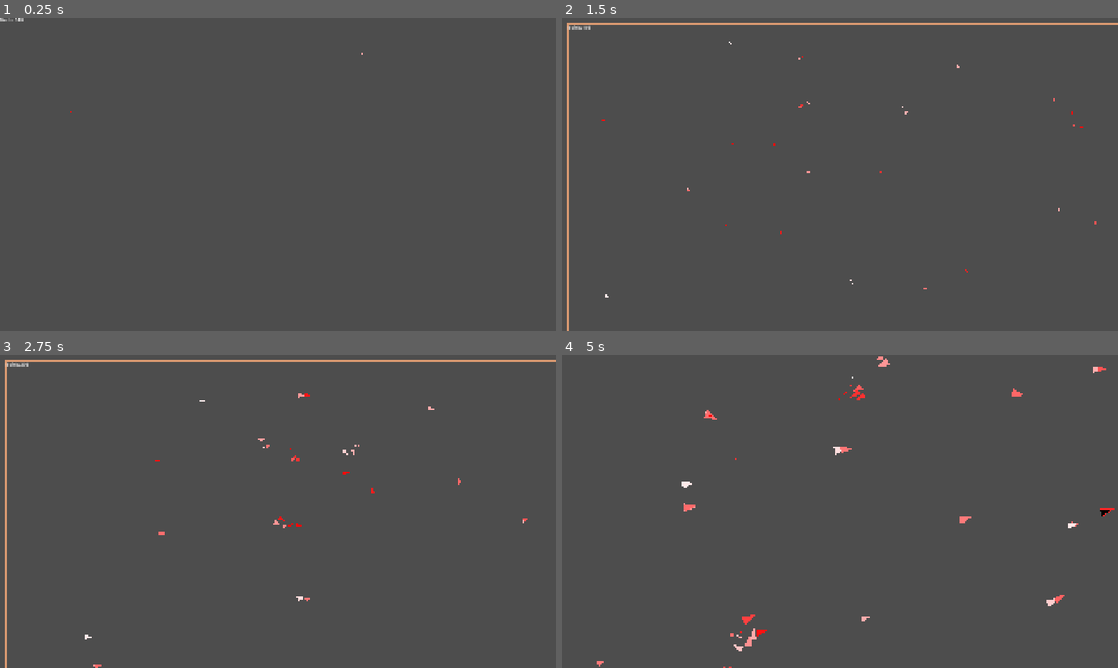
Above: before the commit, frames 1-4 (two rows, left to right).
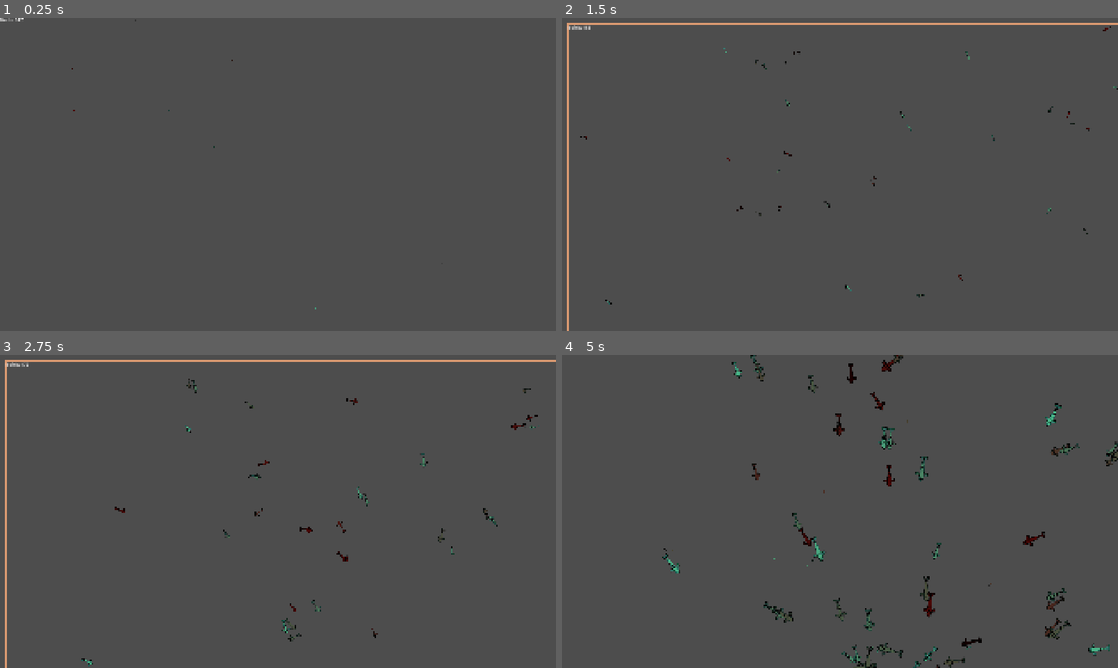
Above: after the commit, the same moments.

Repository: Kubota-Productions/pond-sim
Game: Godot game, scene res://DevScene.tscn
The game is run twice, just before and just after one commit, with the same random seed, the same clock (stepped at 60 frames per second) and the same inputs.
Inputs (mouse positions are in pixels of both pictures, inside the frame that each line leads up to):
- Up to frame 1 (0.25 s): no input
- Up to frame 2 (1.5 s): move the mouse to (962, 158) at 0.52 s; click (962, 158) at 0.67 s; drag from (728, 190) to (812, 237) at 1.27 s
- Up to frame 3 (2.75 s): move the mouse to (333, 442) at 2.02 s; click (333, 442) at 2.17 s
- Up to frame 4 (5 s): drag from (812, 574) to (673, 464) at 2.77 s; move the mouse to (1006, 558) at 3.52 s; click (1006, 558) at 3.67 s; drag from (673, 464) to (756, 433) at 4.27 s

The runs differ from the first frame. In frame 1, less than 0.1% of the frame differs, in the area x 3-66%, y 0-94%; in frame 2, 0.3%; in frame 3, 0.7%; in frame 4, 2.8%, in the area x 6-100%, y 0-100%.

Commit message:
added fish texture

Diff:
--- a/Boid.tscn
+++ b/Boid.tscn
@@ -8,12 +8,9 @@
 [ext_resource type="Resource" uid="uid://y8ld6kbinmx2" path="res://resources/BoidModiferModule.tres" id="7_slkiq"]
 [ext_resource type="Resource" uid="uid://do0dg547sbmuo" path="res://resources/BoidsConsumptionModule.tres" id="8_2yvxm"]
 [ext_resource type="Resource" uid="uid://co51t4boq4mw4" path="res://resources/BoidSizeModule.tres" id="9_o8igv"]
+[ext_resource type="Resource" uid="uid://cqp220iwhq62o" path="res://resources/BoidStaminaModule.tres" id="10_7a3us"]
 [ext_resource type="Resource" uid="uid://b3c00y715cpb" path="res://resources/BoidSpeedModule.tres" id="10_imadf"]
 
 [node name="FlockBoid" type="Node2D" unique_id=1400672770]
 script = ExtResource("1_ur8rf")
-modules = Array[ExtResource("2_7a3us")]([ExtResource("7_slkiq"), ExtResource("9_o8igv"), ExtResource("10_imadf"), ExtResource("5_bugqg"), ExtResource("4_dyl04"), ExtResource("8_2yvxm"), ExtResource("3_2qxn4")])
-perception_radius = 70.0
-cohesion_weight = 3.0
-edge_avoid_force = 1000.0
-edge_avoid_curve = 1.0
+modules = Array[ExtResource("2_7a3us")]([ExtResource("3_2qxn4"), ExtResource("4_dyl04"), ExtResource("5_bugqg"), ExtResource("7_slkiq"), ExtResource("8_2yvxm"), ExtResource("9_o8igv"), ExtResource("10_imadf"), ExtResource("10_7a3us")])
--- a/BoidRenderer.gd
+++ b/BoidRenderer.gd
@@ -1,31 +1,44 @@
 extends MultiMeshInstance2D
 
-## Renders every BoidBase in ONE batched draw call instead of each boid
-## doing its own individual _draw() call. Once the O(n^2) simulation cost
-## was fixed, ~700 separate CanvasItem draw calls (one per boid, reissued
-## every single frame) became the next bottleneck — this replaces that with
-## a single MultiMesh draw regardless of how many boids exist.
+## Renders every BoidBase in ONE batched draw call.
 ##
-## SETUP: add a MultiMeshInstance2D node to your scene and attach this
-## script to it. Leave that node's own Transform2D (position/rotation/scale)
-## at the default identity — this script reads each boid's GLOBAL
-## position/rotation/scale, so it doesn't matter where in the tree the
-## renderer node sits relative to the boids themselves, as long as the
-## renderer node itself isn't offset, rotated or scaled. Nothing else needs
-## configuring: the triangle mesh and the instance buffer are both built
-## and sized automatically.
+## This version keeps the original instance transform exactly the same
+## as the triangle renderer. The only change is that the triangle mesh
+## has been replaced with a centered textured quad.
 ##
-## IMPORTANT: BoidBase no longer draws itself (see _compute_draw_color() in
-## BoidBase.gd) — this node is now the only thing putting boids on screen.
+## SETUP:
+## - Add a MultiMeshInstance2D to your scene.
+## - Attach this script.
+## - Assign your boid texture to `boid_texture`.
+## - Leave this node's position/rotation/scale at their defaults.
+##
+## The boid's GLOBAL position/rotation/scale are still used exactly as
+## before, so spawning and movement are unchanged.
 
-## Extra instance slots kept allocated beyond the current boid count, so
-## population growth from breeding doesn't force a buffer resize on every
-## single birth.
+@export_group("Texture")
+
+## The image used for every boid.
+@export var boid_texture: Texture2D
+
+## Size of the textured boid in world/pixel units.
+## This is independent of the source image's native resolution.
+@export var texture_size: Vector2 = Vector2(20.0, 20.0)
+
+
+@export_group("Multimesh")
+
+## Extra instance slots kept allocated beyond the current boid count.
 @export var capacity_headroom: int = 64
 
 
 func _ready() -> void:
+
+	# Give MultiMeshInstance2D the texture directly.
+	# This uses its normal CanvasItem texture handling.
+	texture = boid_texture
+
 	multimesh = MultiMesh.new()
+
 	multimesh.transform_format = MultiMesh.TRANSFORM_2D
 	multimesh.use_colors = true
 	multimesh.mesh = _build_boid_mesh()
@@ -36,7 +49,9 @@
 
 	var boids: Array[BoidBase] = BoidBase.all_boids
 
-	_ensure_capacity(boids.size() + capacity_headroom)
+	_ensure_capacity(
+		boids.size() + capacity_headroom
+	)
 
 	var index: int = 0
 
@@ -48,6 +63,11 @@
 		if boid.is_queued_for_deletion():
 			continue
 
+		# -----------------------------------------------------
+		# THIS IS YOUR ORIGINAL TRANSFORM.
+		# DO NOT CHANGE THIS.
+		# -----------------------------------------------------
+
 		multimesh.set_instance_transform_2d(
 			index,
 			Transform2D(
@@ -58,6 +78,7 @@
 			)
 		)
 
+		# Preserve the boid's module-driven colour.
 		multimesh.set_instance_color(
 			index,
 			boid.draw_color
@@ -65,9 +86,7 @@
 
 		index += 1
 
-	# Slots beyond `index` still hold stale data from a previous frame (or
-	# nothing at all), but visible_instance_count keeps them from being
-	# drawn, so there's no need to clear them out individually.
+	# Only draw the instances actually occupied this frame.
 	multimesh.visible_instance_count = index
 
 
@@ -76,9 +95,7 @@
 	if multimesh.instance_count >= needed:
 		return
 
-	# Grow geometrically (double, or exactly what's needed if that's more)
-	# rather than by a fixed step, so a long-running simulation with lots of
-	# breeding doesn't pay for a buffer resize on every single new boid.
+	# Grow geometrically rather than resizing for every birth.
 	multimesh.instance_count = max(
 		needed,
 		multimesh.instance_count * 2
@@ -87,30 +104,73 @@
 
 func _build_boid_mesh() -> ArrayMesh:
 
-	# Matches the triangle every boid used to draw individually via
-	# draw_colored_polygon() in the old BoidBase._draw().
-	var points := PackedVector2Array([
-		Vector2(10, 0),
-		Vector2(-6, 5),
-		Vector2(-6, -5)
+	# ---------------------------------------------------------
+	# CENTERED TEXTURED QUAD
+	# ---------------------------------------------------------
+	#
+	# The old mesh was:
+	#
+	#     (10, 0)
+	#     (-6, 5)
+	#     (-6, -5)
+	#
+	# so its origin was effectively at the boid's center.
+	#
+	# This quad is also centered around (0, 0), which means the
+	# exact same MultiMesh transform places the texture at the
+	# exact same boid position.
+	#
+
+	var half_size: Vector2 = texture_size * 0.5
+
+	var vertices := PackedVector2Array([
+		Vector2(-half_size.x, -half_size.y),
+		Vector2( half_size.x, -half_size.y),
+		Vector2( half_size.x,  half_size.y),
+
+		Vector2(-half_size.x, -half_size.y),
+		Vector2( half_size.x,  half_size.y),
+		Vector2(-half_size.x,  half_size.y)
 	])
 
-	# Plain white vertex colors: MultiMesh multiplies the mesh's vertex
-	# color by each instance's set_instance_color(), so white here means
-	# the instance color comes through unmodified — same solid-color look
-	# as before.
+
+	# Standard 0-1 UV coordinates.
+	var uvs := PackedVector2Array([
+		Vector2(0.0, 0.0),
+		Vector2(1.0, 0.0),
+		Vector2(1.0, 1.0),
+
+		Vector2(0.0, 0.0),
+		Vector2(1.0, 1.0),
+		Vector2(0.0, 1.0)
+	])
+
+
+	# White vertex colour means the MultiMesh instance colour
+	# comes through unchanged.
 	var colors := PackedColorArray([
+		Color.WHITE,
+		Color.WHITE,
+		Color.WHITE,
 		Color.WHITE,
 		Color.WHITE,
 		Color.WHITE
 	])
 
+
 	var arrays: Array = []
 	arrays.resize(Mesh.ARRAY_MAX)
-	arrays[Mesh.ARRAY_VERTEX] = points
+
+	arrays[Mesh.ARRAY_VERTEX] = vertices
+	arrays[Mesh.ARRAY_TEX_UV] = uvs
 	arrays[Mesh.ARRAY_COLOR] = colors
 
+
 	var mesh := ArrayMesh.new()
-	mesh.add_surface_from_arrays(Mesh.PRIMITIVE_TRIANGLES, arrays)
+
+	mesh.add_surface_from_arrays(
+		Mesh.PRIMITIVE_TRIANGLES,
+		arrays
+	)
 
 	return mesh
--- a/DevScene.tscn
+++ b/DevScene.tscn
@@ -1,6 +1,7 @@
 [gd_scene format=3 uid="uid://c8fbmabmtj8q6"]
 
 [ext_resource type="Script" uid="uid://byupr6dqng3kj" path="res://scripts/Boids/BoidSpawner.gd" id="1_bva37"]
+[ext_resource type="Texture2D" uid="uid://b0vraxa8l7gv0" path="res://assets/Fish.png" id="1_uil01"]
 [ext_resource type="PackedScene" uid="uid://c2a8h4i0hl08u" path="res://Boid.tscn" id="2_215fb"]
 [ext_resource type="Script" uid="uid://7t46wu03ejvu" path="res://scripts/Camera/CameraController.gd" id="2_gqwpr"]
 [ext_resource type="Script" uid="uid://b77kp2x8fyr0k" path="res://scripts/Counter.gd" id="5_s3l4w"]
@@ -10,6 +11,8 @@
 
 [node name="MultiMeshInstance2D" type="MultiMeshInstance2D" parent="." unique_id=583462039]
 script = ExtResource("5_uil01")
+boid_texture = ExtResource("1_uil01")
+texture_size = Vector2(30, 30)
 
 [node name="Node2D" type="Node2D" parent="." unique_id=1176570652]
 script = ExtResource("1_bva37")
Binary file added: assets/Fish.png
Not shown, added: assets/Fish.png.import
